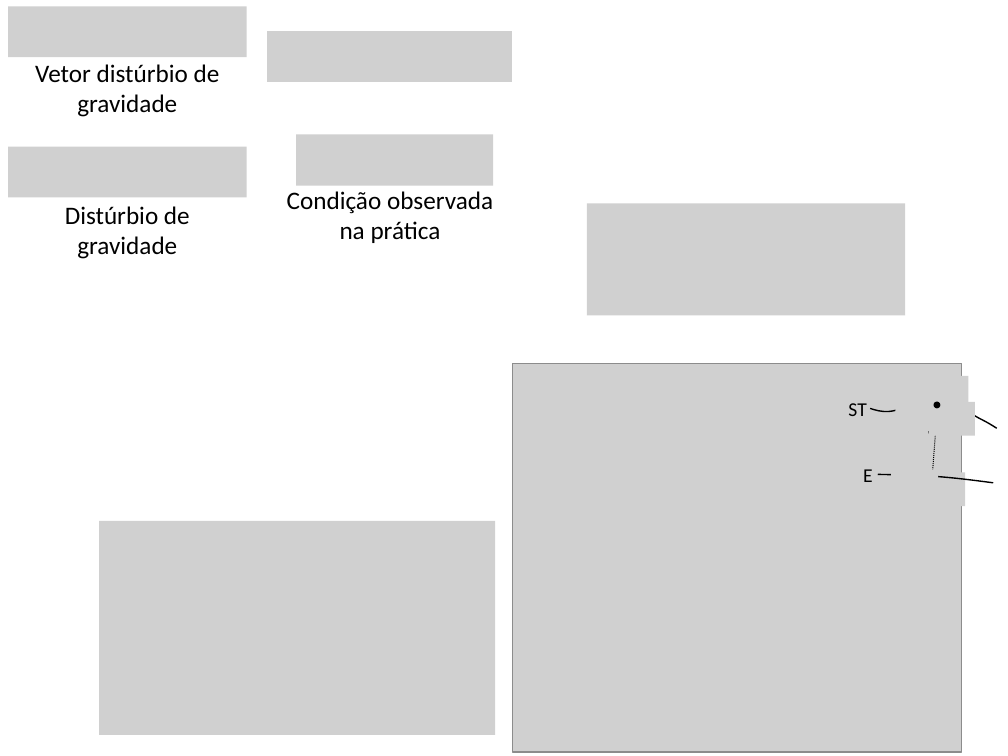
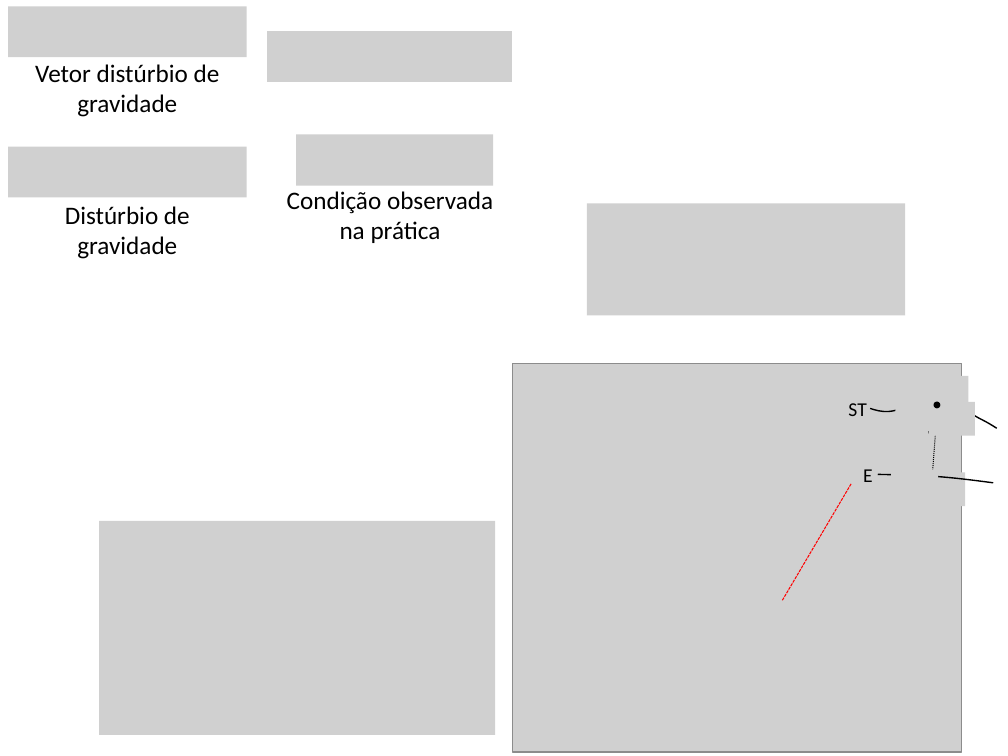
Before and after one commit to pinga-lab/CE-VII-SimBGf-2016, a slide deck: slide 12 of slides/5b_disturbio_gravidade.pptx. Drawn at 1008x756 pixels with LibreOffice and Linux fonts; fonts in the diff are those of the drawing; grey boxes stand for pictures. Boxes give left, top, right and bottom in pixels: in the first picture for what was removed or moved away, otherwise in the second. Text is boxed around its words. In the diff, an @@ line names an element or a change of style, - is before the commit and + after.

```diff
--- a/slides/5b_disturbio_gravidade.pptx
+++ b/slides/5b_disturbio_gravidade.pptx
@@ line added from (851, 484) to (782, 601), #FF0000 0.75 pt dashed @@
```
Also in this commit, not shown: 8 other slides changed, 3 slides added, 1 slide removed.
